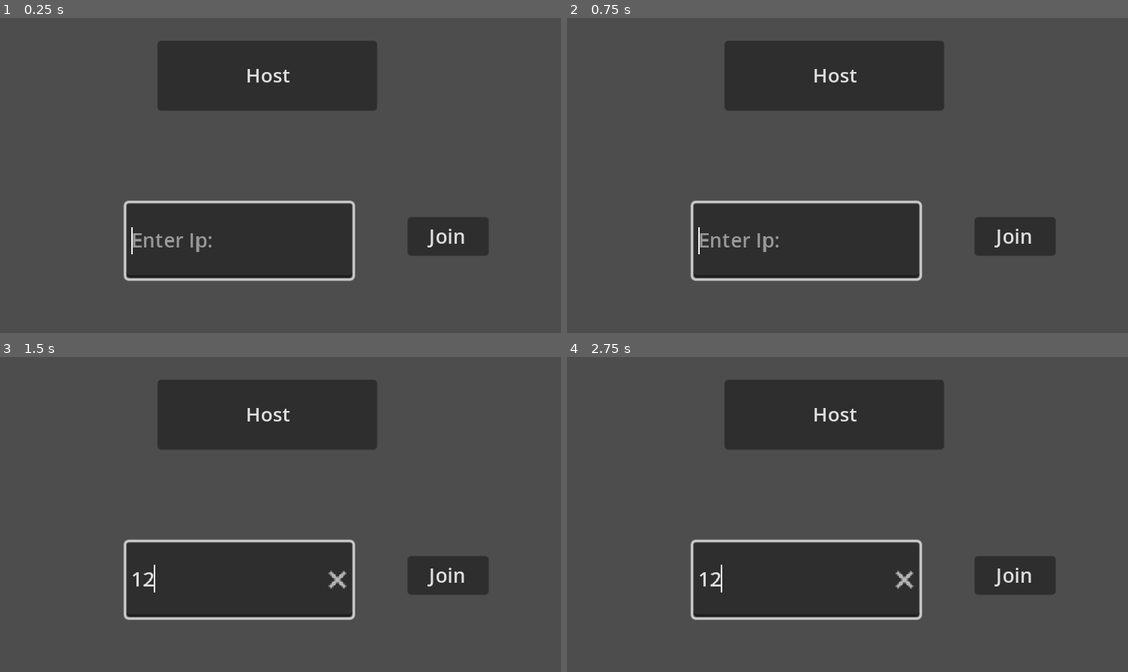
Above: before the commit, frames 1-4 (two rows, left to right).
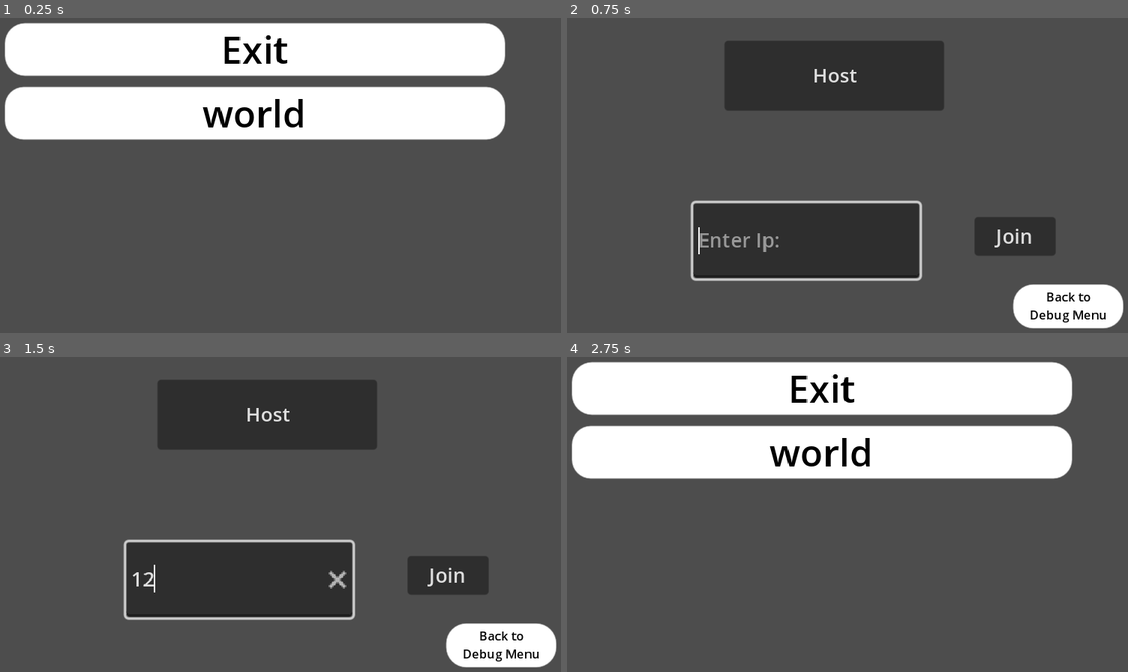
Above: after the commit, the same moments.

Repository: CodingMan275/gunslinger
Game: Godot game, scene res://debug_screen/debug_menu.tscn
The game is run twice, just before and just after one commit, with the same random seed, the same clock (stepped at 60 frames per second) and the same inputs. Before the commit the project starts from res://world.tscn. The engine's default icon, where the game draws it, is replaced by a stand-in: a white triangle on a blue panel in a dark square.
Inputs (mouse positions are in pixels of both pictures, inside the frame that each line leads up to):
- Up to frame 1 (0.25 s): no input
- Up to frame 2 (0.75 s): click (819, 112) at 0.5 s, where only the run after the commit has a clickable "world"
- Up to frame 3 (1.5 s): click (241, 580) at 1.27 s; type "12" at 1.35 s
- Up to frame 4 (2.75 s): click (1066, 646) at 2 s, where only the run after the commit has a clickable "Back to Debug Menu"

The runs differ from the first frame. In frame 1, 43% of the frame differs, in the area x 0-91%, y 1-84%; in frame 2, 2.5%; in frame 3, 2.5%; in frame 4, 43%.

Commit message:
Debug Menu & Button
I added a debug menu and a button that will take back to the debug menu.

Diff:
--- /dev/null
+++ b/debug_screen/Back_to_Debug_Menu.tscn
@@ -0,0 +1,29 @@
+[gd_scene load_steps=3 format=3 uid="uid://hj83ai4o2o5m"]
+
+[ext_resource type="Script" path="res://debug_screen/back_to_debug_menu.gd" id="1_v4cgn"]
+
+[sub_resource type="StyleBoxFlat" id="StyleBoxFlat_hnkbt"]
+bg_color = Color(1, 1, 1, 1)
+corner_radius_top_left = 16
+corner_radius_top_right = 16
+corner_radius_bottom_right = 16
+corner_radius_bottom_left = 16
+
+[node name="BackToDebugMenu" type="Button"]
+anchors_preset = 15
+anchor_right = 1.0
+anchor_bottom = 1.0
+offset_left = -2.0
+offset_top = 1.0
+offset_right = -393.0
+offset_bottom = -234.0
+grow_horizontal = 2
+grow_vertical = 2
+theme_override_colors/font_color = Color(0, 0, 0, 1)
+theme_override_font_sizes/font_size = 10
+theme_override_styles/normal = SubResource("StyleBoxFlat_hnkbt")
+text = "Back to
+Debug Menu"
+script = ExtResource("1_v4cgn")
+
+[connection signal="pressed" from="." to="." method="_on_pressed"]
--- /dev/null
+++ b/debug_screen/back_to_debug_menu.gd
@@ -0,0 +1,7 @@
+extends Button
+
+
+
+
+func _on_pressed():
+	get_tree().change_scene_to_file("res://debug_screen/debug_menu.tscn")
--- /dev/null
+++ b/debug_screen/debug_button.gd
@@ -0,0 +1,10 @@
+extends Button
+
+var level_path  := "" :
+	set = _set_level_path
+
+func _set_level_path(value):
+	level_path = value
+
+func _on_button_up():
+	get_tree().change_scene_to_file(level_path)
--- /dev/null
+++ b/debug_screen/debug_button.tscn
@@ -0,0 +1,21 @@
+[gd_scene load_steps=3 format=3 uid="uid://do4vp3ybspefr"]
+
+[ext_resource type="Script" path="res://debug_screen/debug_button.gd" id="1_cxfen"]
+
+[sub_resource type="StyleBoxFlat" id="StyleBoxFlat_5kd4n"]
+bg_color = Color(1, 1, 1, 1)
+corner_radius_top_left = 15
+corner_radius_top_right = 15
+corner_radius_bottom_right = 15
+corner_radius_bottom_left = 15
+
+[node name="Button" type="Button"]
+offset_right = 230.0
+offset_bottom = 52.0
+theme_override_colors/font_color = Color(0, 0, 0, 1)
+theme_override_font_sizes/font_size = 30
+theme_override_styles/normal = SubResource("StyleBoxFlat_5kd4n")
+text = "Default Text"
+script = ExtResource("1_cxfen")
+
+[connection signal="button_up" from="." to="." method="_on_button_up"]
--- /dev/null
+++ b/debug_screen/debug_menu.gd
@@ -0,0 +1,26 @@
+extends Control
+
+@export_file("*.tscn") var scenes : Array[String]
+@onready var v_box_container = %VBoxContainer
+@onready var button_class = preload("res://debug_screen/debug_button.tscn")
+
+
+# Called when the node enters the scene tree for the first time.
+func _ready():
+	print("ready")
+	if scenes == null or scenes.size() == 0:
+		print("Drag *.tscn level names from res:// to Scenes (debug_menu.gd) array in Inspector")
+	else:
+		for s in scenes:
+			var level_name = s.get_file().get_basename()
+			var level_path = s
+			var b = button_class.instantiate()
+			b.text = level_name
+			b.level_path = level_path
+			v_box_container.add_child(b)
+			print(b.text)
+
+
+func _on_exit_pressed():
+	get_tree().quit()
+	#print("Exit Pressed")
--- /dev/null
+++ b/debug_screen/debug_menu.tscn
@@ -0,0 +1,50 @@
+[gd_scene load_steps=3 format=3 uid="uid://30dpfq3pp6wb"]
+
+[ext_resource type="Script" path="res://debug_screen/debug_menu.gd" id="1_ofl7y"]
+
+[sub_resource type="StyleBoxFlat" id="StyleBoxFlat_xe21s"]
+bg_color = Color(1, 1, 1, 1)
+corner_radius_top_left = 16
+corner_radius_top_right = 16
+corner_radius_bottom_right = 16
+corner_radius_bottom_left = 16
+
+[node name="MainMenu" type="Control"]
+layout_mode = 3
+anchors_preset = 15
+anchor_right = 1.0
+anchor_bottom = 1.0
+offset_left = -12.0
+offset_top = -5.0
+offset_right = -12.0
+offset_bottom = -5.0
+grow_horizontal = 2
+grow_vertical = 2
+script = ExtResource("1_ofl7y")
+scenes = Array[String](["res://world.tscn"])
+
+[node name="VBoxContainer" type="VBoxContainer" parent="."]
+unique_name_in_owner = true
+layout_mode = 1
+anchors_preset = 8
+anchor_left = 0.5
+anchor_top = 0.5
+anchor_right = 0.5
+anchor_bottom = 0.5
+offset_left = -200.0
+offset_top = -96.0
+offset_right = 200.0
+offset_bottom = -36.0
+grow_horizontal = 2
+grow_vertical = 2
+theme_override_constants/separation = 9
+
+[node name="ExitButton" type="Button" parent="VBoxContainer"]
+layout_mode = 2
+size_flags_vertical = 3
+theme_override_colors/font_color = Color(0, 0, 0, 1)
+theme_override_font_sizes/font_size = 30
+theme_override_styles/normal = SubResource("StyleBoxFlat_xe21s")
+text = "Exit"
+
+[connection signal="pressed" from="VBoxContainer/ExitButton" to="." method="_on_exit_pressed"]
--- a/project.godot
+++ b/project.godot
@@ -11,7 +11,7 @@
 [application]
 
 config/name="GunSlinger"
-run/main_scene="res://world.tscn"
+run/main_scene="res://debug_screen/debug_menu.tscn"
 config/features=PackedStringArray("4.3", "Forward Plus")
 config/icon="res://icon.svg"
 
--- a/world.tscn
+++ b/world.tscn
@@ -1,7 +1,8 @@
-[gd_scene load_steps=3 format=3 uid="uid://bjlifhwwfo2ta"]
+[gd_scene load_steps=4 format=3 uid="uid://bjlifhwwfo2ta"]
 
 [ext_resource type="PackedScene" uid="uid://x0tek8t1bewj" path="res://Player.tscn" id="1_u463c"]
 [ext_resource type="Script" path="res://world.gd" id="1_v3250"]
+[ext_resource type="PackedScene" uid="uid://hj83ai4o2o5m" path="res://debug_screen/Back_to_Debug_Menu.tscn" id="3_258w7"]
 
 [node name="World" type="Node2D"]
 position = Vector2(238, 140)
@@ -46,5 +47,11 @@
 _spawnable_scenes = PackedStringArray("res://Player.tscn")
 spawn_path = NodePath("..")
 
+[node name="BackToDebugMenu" parent="." instance=ExtResource("3_258w7")]
+offset_left = 143.0
+offset_top = 87.0
+offset_right = 231.0
+offset_bottom = 122.0
+
 [connection signal="pressed" from="CanvasLayer/Host" to="." method="_on_host_pressed"]
 [connection signal="pressed" from="CanvasLayer/Join" to="." method="_on_join_pressed"]
